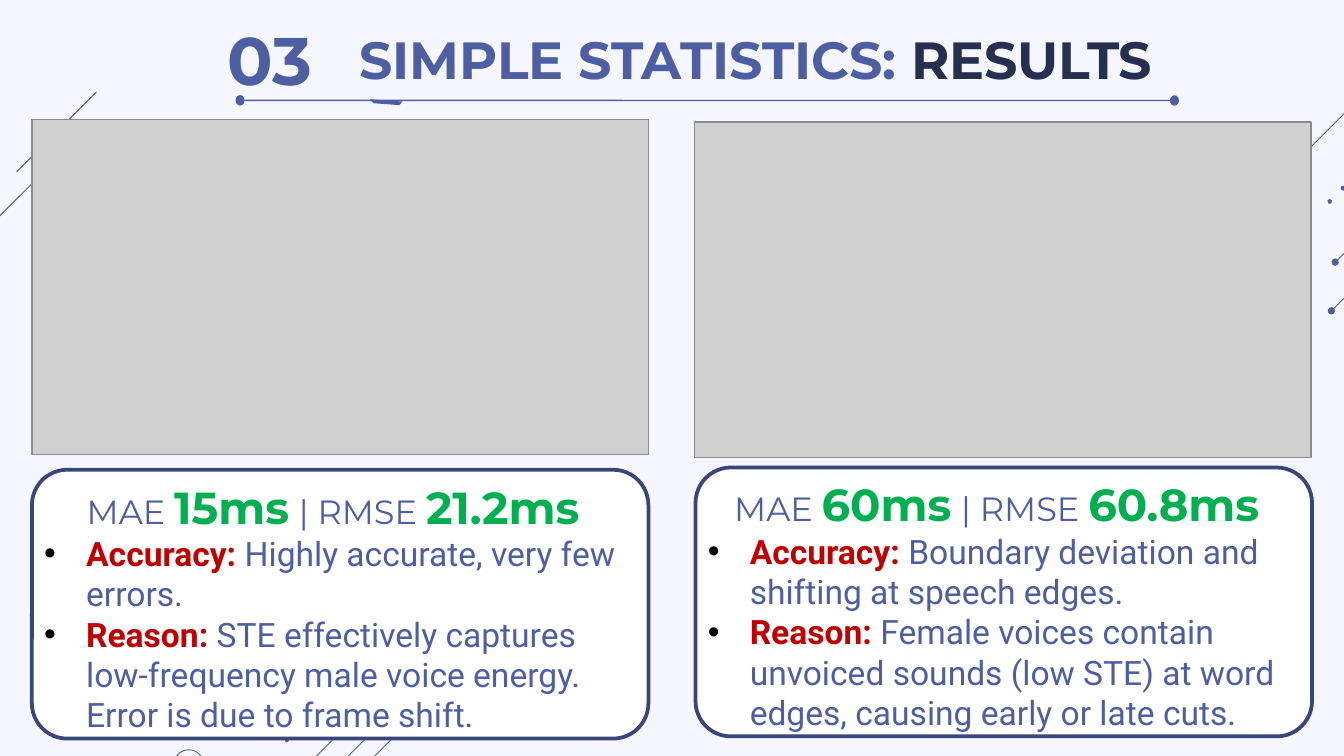
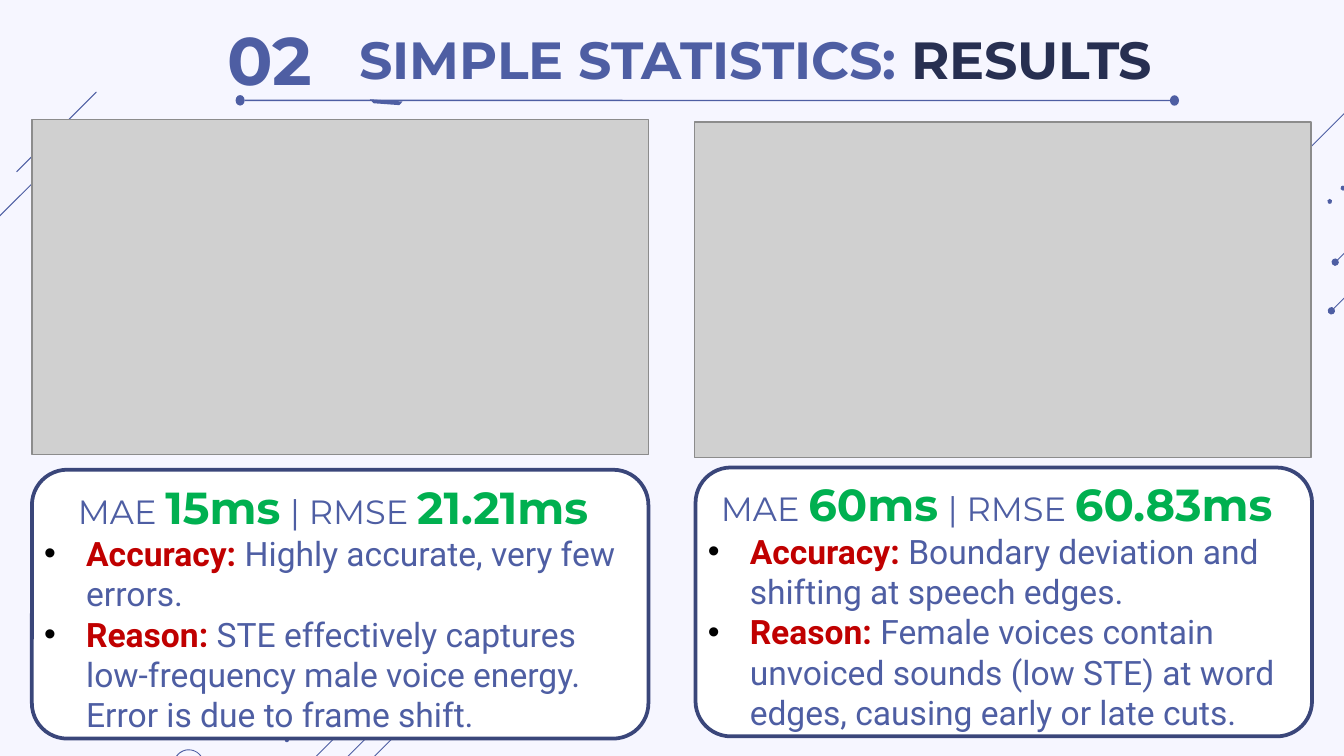
Before and after one commit to thdyqt/XLTHS, a slide deck: slide 31 of Slide.pptx (slide 45 before the commit). Drawn at 1344x756 pixels with LibreOffice and Linux fonts; fonts in the diff are those of the drawing; grey boxes stand for pictures. Boxes give left, top, right and bottom in pixels: in the first picture for what was removed or moved away, otherwise in the second. Text is boxed around its words. In the diff, an @@ line names an element or a change of style, - is before the commit and + after.

```diff
--- a/Slide.pptx
+++ b/Slide.pptx
@@ text at (227, 37, 312, 101): text changed @@
-03
+02
@@ text at (78, 492, 588, 525): text changed @@
-MAE 15ms | RMSE 21.2ms
+MAE 15ms | RMSE 21.21ms
@@ text at (721, 489, 1272, 522): text changed @@
-MAE 60ms | RMSE 60.8ms
+MAE 60ms | RMSE 60.83ms
```
Also in this commit, not shown: 23 other slides changed, 11 slides added, 9 slides removed, 3 other files.
